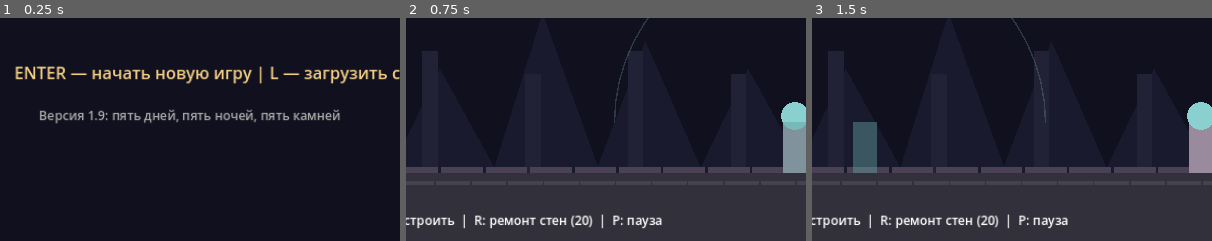
Above: before the commit, frames 1-3 (left to right).
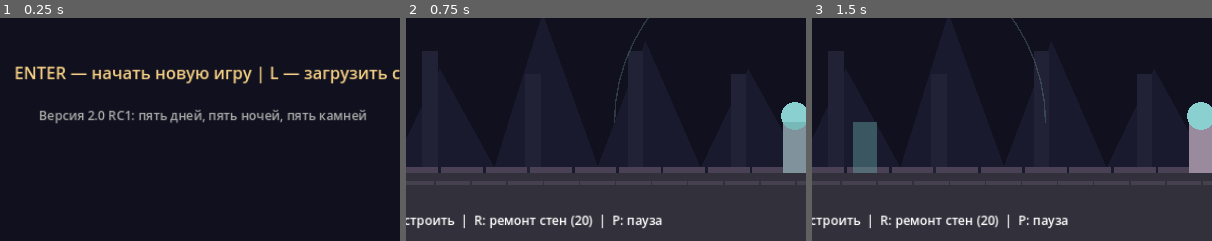
Above: after the commit, the same moments.

Repository: DoctorStrangeSH/Last-Ritual
Game: Godot game, scene res://scenes/main.tscn
The game is run twice, just before and just after one commit, with the same random seed, the same clock (stepped at 60 frames per second) and the same inputs.
Inputs (mouse positions are % of the whole screen's width and height, from its top left):
- Up to frame 1 (0.25 s): no input
- Up to frame 2 (0.75 s): tap Enter (ui_accept) at 0.5 s; move the mouse to (72, 45) at 0.52 s; hold Right (ui_right) from 0.53 s (still down); tap L at 0.6 s; click (72, 45) at 0.67 s
- Up to frame 3 (1.5 s): tap Enter (ui_accept) at 0.77, 1.25 s; move the mouse to (30, 55) at 1.27 s; release Right (ui_right) at 1.28 s; hold Left (ui_left) from 1.28 s (still down); tap L at 1.35 s
The pictures show only the part of the screen within x 23-73%, y 50-100%; the shares and areas given below are measured in that part.

The runs differ from the first frame. In frame 1, 1.7% of the frame differs, in the area x 22-92%, y 40-48%; in frame 2, nothing differs; in frame 3, nothing differs.

Commit message:
fix: harden campaign checkpoint validation for release candidate

Diff:
--- a/scripts/main.gd
+++ b/scripts/main.gd
@@ -1,5 +1,5 @@
 extends Node2D
-## Last Ritual v1.9: interday save checkpoints, Godot 4.2+
+## Last Ritual v2.0-rc1: checkpoint hardening, Godot 4.2+
 const W := 1152.0
 const H := 648.0
 const FLOOR := 550.0
@@ -243,14 +243,20 @@
         return false
     var day := int(data["day"])
     var stones := int(data["stones"])
+    if float(day) != data["day"] or float(stones) != data["stones"]:
+        return false
     if day < 1 or day > 5 or stones != day:
         return false
     for key in ["mana", "souls", "wall_hp", "tower_power", "wall_ward"]:
         if not data[key] is float:
             return false
-    if data["mana"] < 0 or data["souls"] < 0 or data["wall_hp"] <= 0 or data["wall_hp"] > MAX_WALL:
-        return false
-    if data["tower_power"] < 0 or data["tower_power"] > 1 or data["wall_ward"] < 0 or data["wall_ward"] > 1:
+    if not is_finite(float(data["mana"])) or not is_finite(float(data["souls"])) or not is_finite(float(data["wall_hp"])):
+        return false
+    if data["mana"] != floorf(float(data["mana"])) or data["souls"] != floorf(float(data["souls"])):
+        return false
+    if data["mana"] < 0 or data["mana"] > 100000 or data["souls"] < 0 or data["souls"] > 100000 or data["wall_hp"] <= 0 or data["wall_hp"] > MAX_WALL:
+        return false
+    if data["tower_power"] not in [0.0, 1.0] or data["wall_ward"] not in [0.0, 1.0]:
         return false
     if not data["towers"] is Array or data["towers"].size() > 12:
         return false
@@ -258,10 +264,13 @@
     for item in data["towers"]:
         if not item is Dictionary or not item.has("x") or not item.has("type"):
             return false
-        if not item["x"] is float or item["x"] < 245.0 or item["x"] > 1020.0:
+        if not item["x"] is float or not is_finite(float(item["x"])) or item["x"] < 245.0 or item["x"] > 1020.0:
             return false
         if item["type"] != "bone" and item["type"] != "fire":
             return false
+        for placed in checked_towers:
+            if absf(float(placed["x"]) - float(item["x"])) < 65.0:
+                return false
         checked_towers.append({"x": float(item["x"]), "type": item["type"], "cooldown": 0.0})
     reset_all()
     current_day = day
@@ -651,7 +660,7 @@
         label("ПОСЛЕДНИЙ РИТУАЛ", 225, 255, 52, Color("e3b3e9"))
         label("Тёмный Лорд • Осада • Камень Бездны", 315, 320, 23)
         label("ENTER — начать новую игру | L — загрузить сохранение", 290, 415, 24, Color("f5cf84"))
-        label("Версия 1.9: пять дней, пять ночей, пять камней", 325, 474, 18, Color("aaaaaa"))
+        label("Версия 2.0 RC1: пять дней, пять ночей, пять камней", 325, 474, 18, Color("aaaaaa"))
         return
     if phase == "win" or phase == "lose":
         label("РИТУАЛ ЗАВЕРШЁН" if phase == "win" else "КРЕПОСТЬ ПАЛА", 300, 275, 48, Color("a9e4bc") if phase == "win" else Color("ff7777"))
